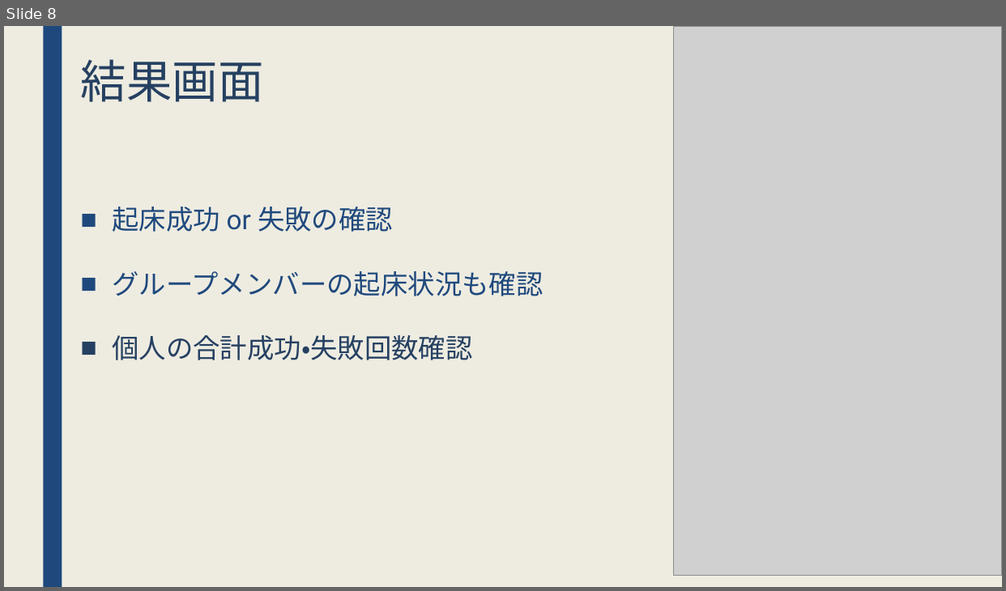
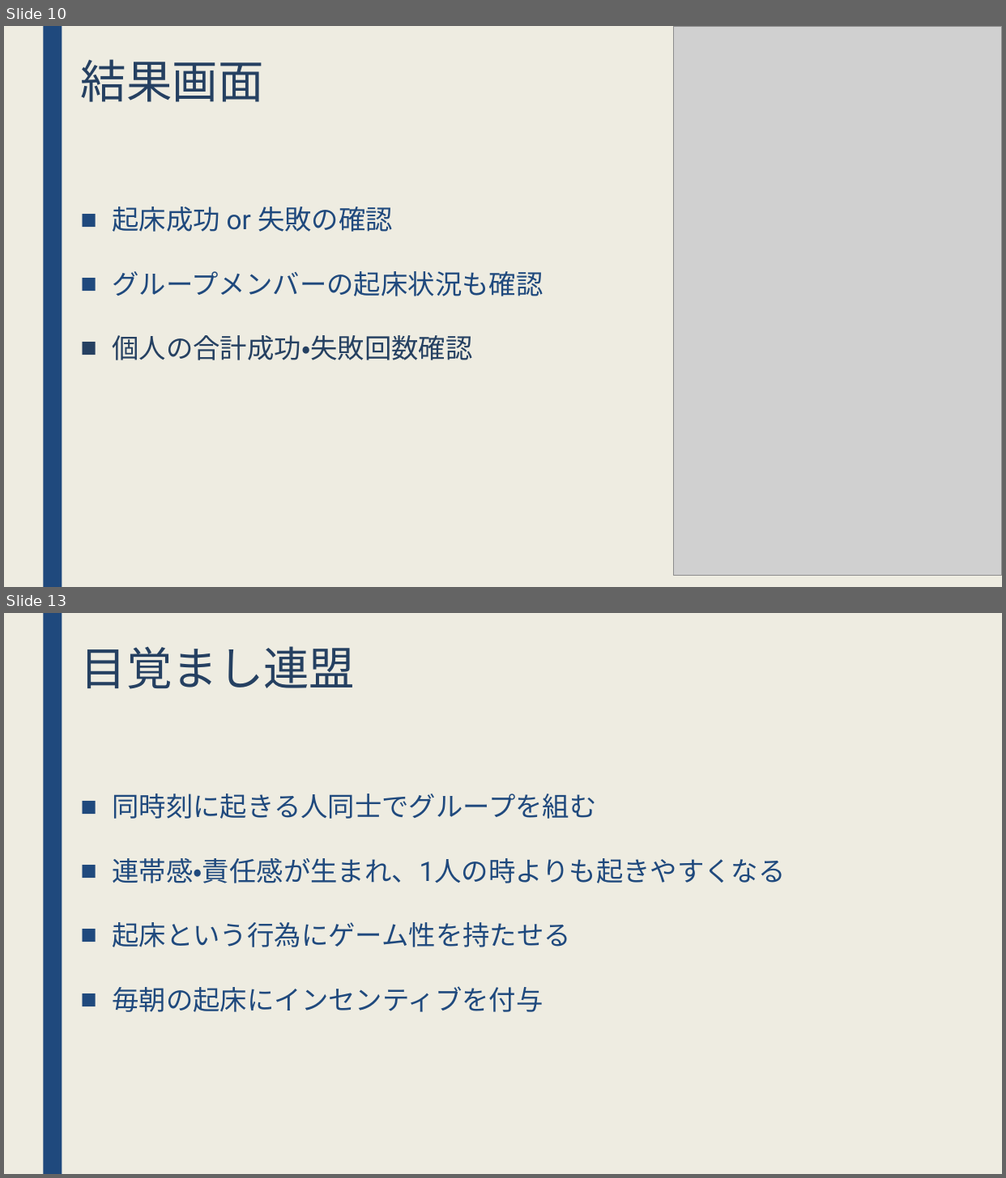
Before and after one commit to jack-app/jackhack2018_F, a slide deck: htmlcss/pptx/teamF.pptx. Shown one above the other, each under a label of ours: slide 8 before the commit, slides 10 and 13 after it; the slides between them are not shown. The pictures are 1006x591 and 1006x1178 pixels, drawn with LibreOffice and Linux fonts; fonts in the diff are those of the drawing; grey boxes stand for pictures. Boxes give left, top, right and bottom in pixels: in the first picture for what was removed or moved away, otherwise in the second. Text is boxed around its words. In the diff, an @@ line names an element or a change of style, - is before the commit and + after.

```diff
--- a/htmlcss/pptx/teamF.pptx
+++ b/htmlcss/pptx/teamF.pptx
@@ slide 13 added at [4,613,1002,1174], background #EEECE1; not listed: 1 template element that a slide beside it also shows @@
@@ title added at [81,646,356,689], 44 pt, text #254061 @@
+目覚まし連盟
@@ text added at [112,794,785,1012], 26 pt, text #1F497D @@
+■ 同時刻に起きる人同士でグループを組む
+■ 連帯感・責任感が生まれ、1人の時よりも起きやすくなる
+■ 起床という行為にゲーム性を持たせる
+■ 毎朝の起床にインセンティブを付与
@@ what was slide 8 is now slide 10 @@
```
Also in this commit, not shown: 5 slides changed, 4 other slides added, 1 slide removed.
